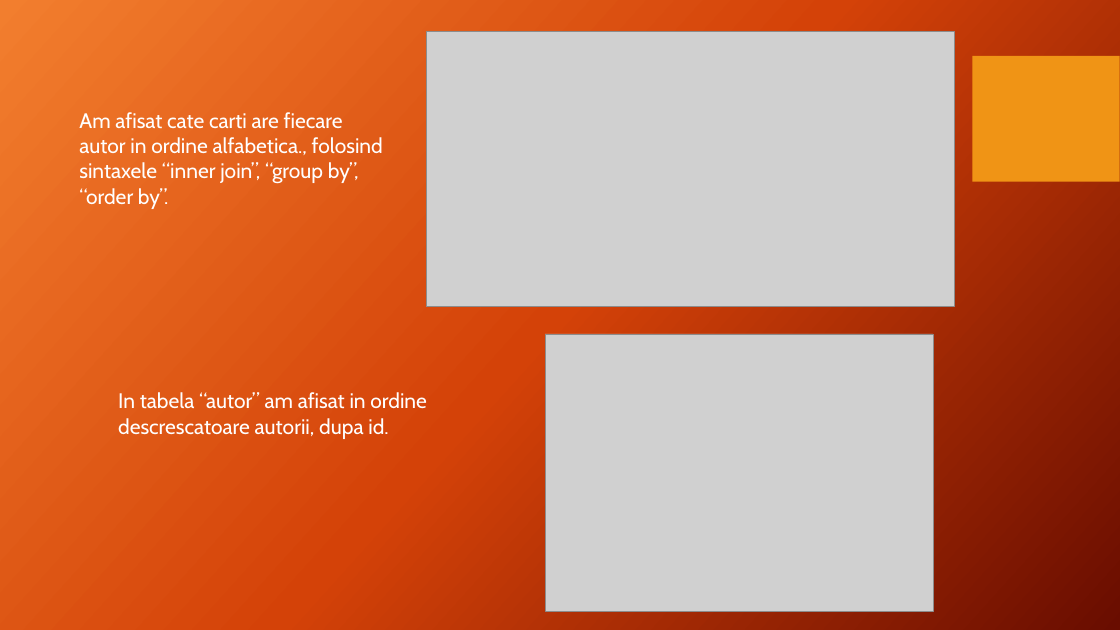
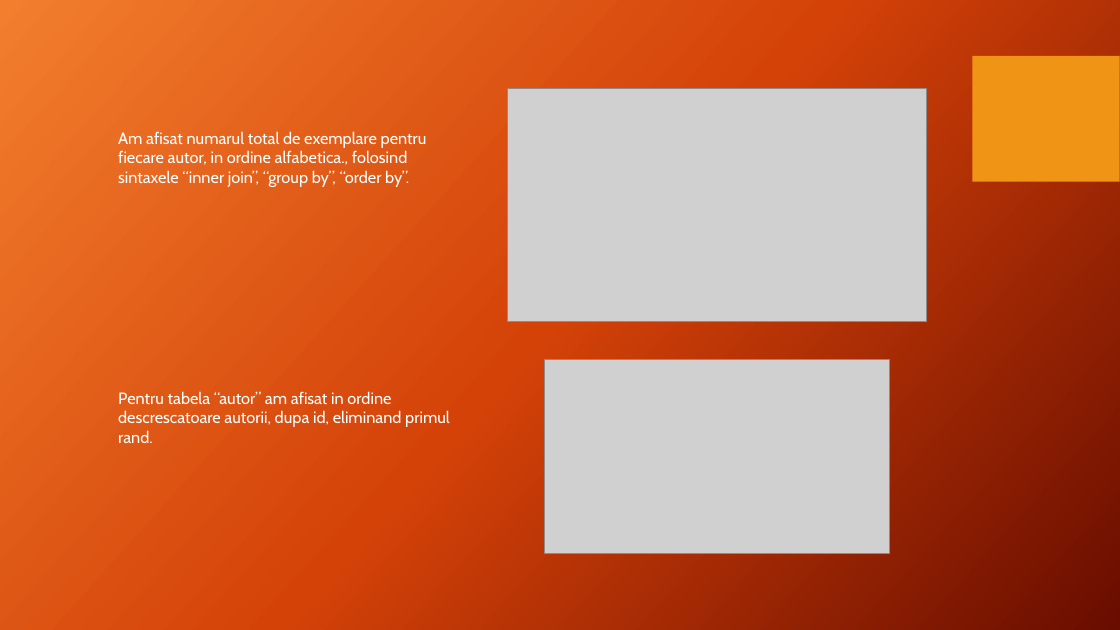
Before and after one commit to Nicoleta-24/proiect_testare, a slide deck: slide 11 of Proiect final.pptx. Drawn at 1120x630 pixels with LibreOffice and Linux fonts; fonts in the diff are those of the drawing; grey boxes stand for pictures; background and template pictures are left out. Boxes give left, top, right and bottom in pixels: in the first picture for what was removed or moved away, otherwise in the second. Text is boxed around its words. In the diff, an @@ line names an element or a change of style, - is before the commit and + after.

```diff
--- a/Proiect final.pptx
+++ b/Proiect final.pptx
@@ picture: place and size @@
-picture at (427,31,954,307)
+picture at (507,88,927,322)
@@ text at (118,131,427,187): text changed; size 18 to 14 pt @@
-Am afisat cate carti are fiecare autor in ordine alfabetica., folosind sintaxele “inner join”, “group by”, “order by”.
+Am afisat numarul total de exemplare pentru fiecare autor, in ordine alfabetica., folosind sintaxele “inner join”, “group by”, “order by”.
@@ picture: place and size @@
-picture at (545,334,933,612)
+picture at (544,360,889,553)
@@ text at (118,391,450,443): text changed; size 18 to 14 pt @@
-In tabela “autor” am afisat in ordine descrescatoare autorii, dupa id.
+Pentru tabela “autor” am afisat in ordine descrescatoare autorii, dupa id, eliminand primul rand.
```
Also in this commit, not shown: 10 other slides changed, 1 slide added, 1 slide removed, 1 other file.
